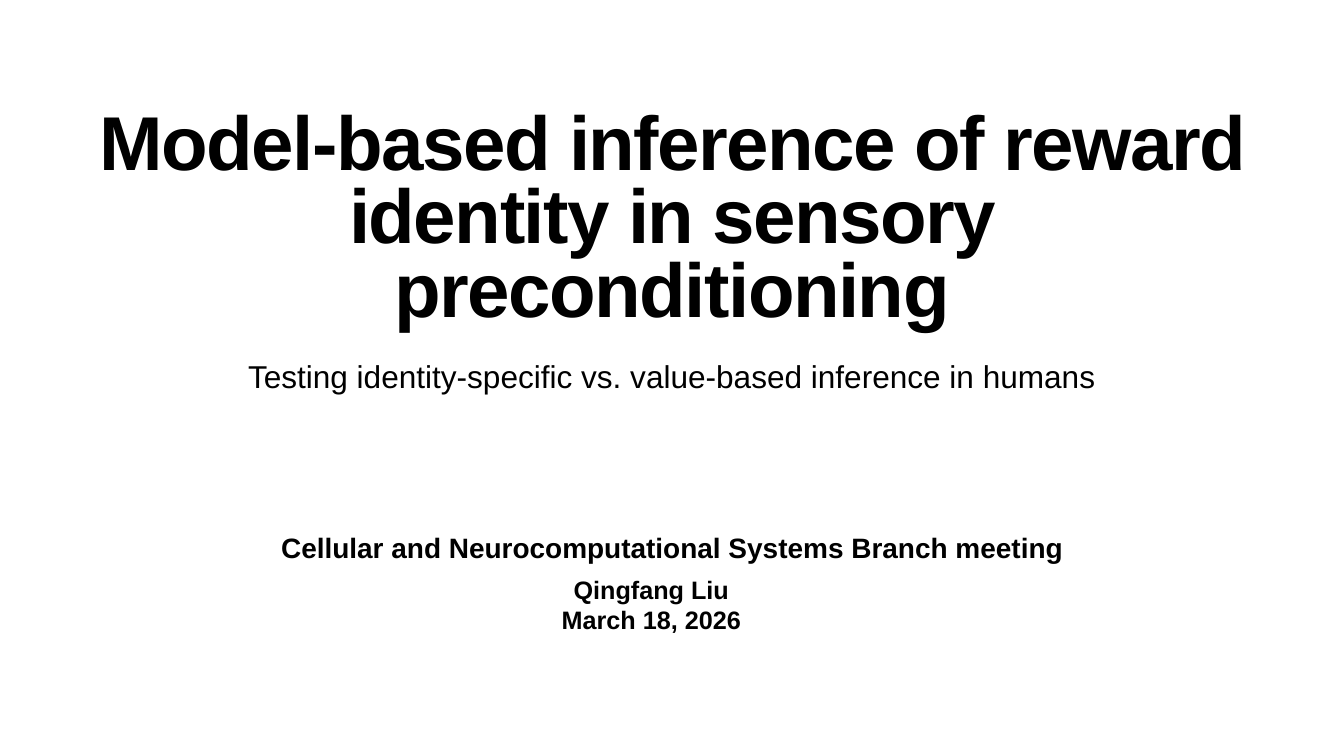
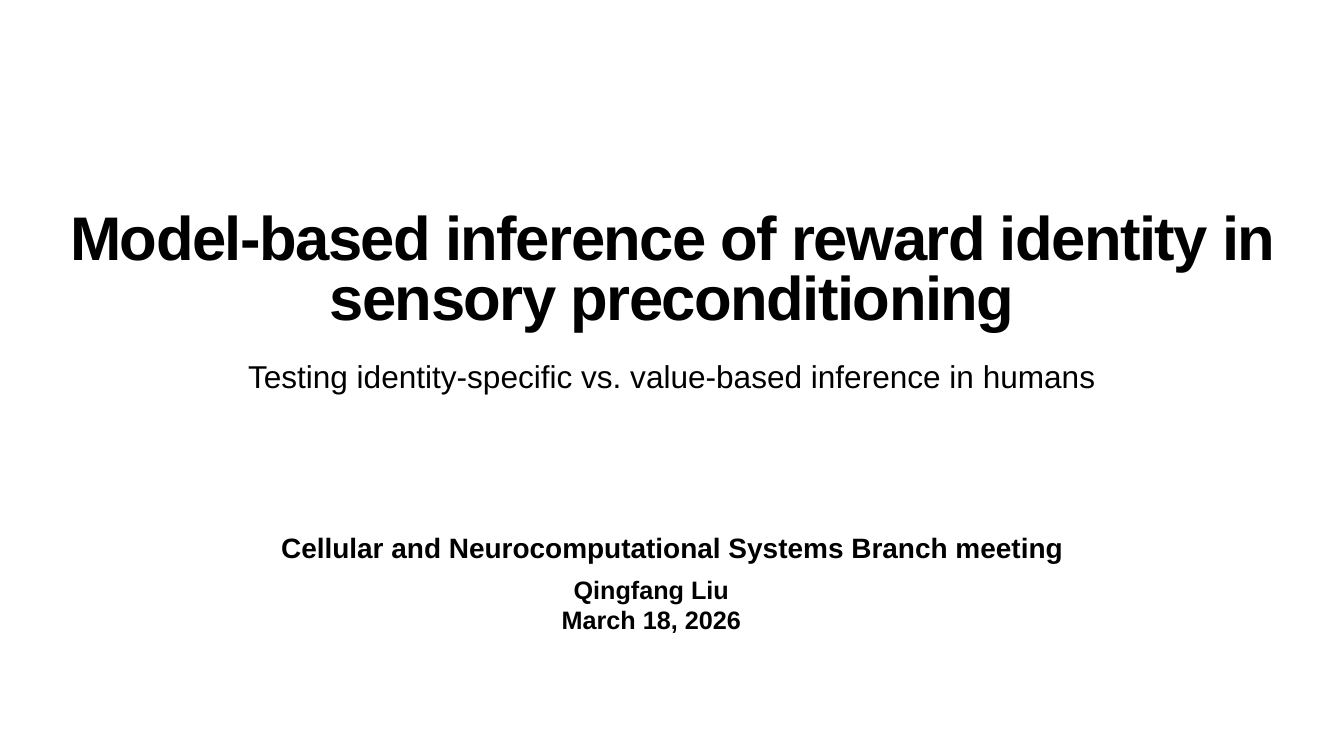
Before and after one commit to QingfangLiu/project-spcd, a slide deck: slide 1 of docs/Progress_branch_meeting.pptx. Drawn at 1344x756 pixels with LibreOffice and Linux fonts; fonts in the diff are those of the drawing. Boxes give left, top, right and bottom in pixels: in the first picture for what was removed or moved away, otherwise in the second. Text is boxed around its words. In the diff, an @@ line names an element or a change of style, - is before the commit and + after.

Commit message:
add png format for figure output and update branch meeting slides

```diff
--- a/docs/Progress_branch_meeting.pptx
+++ b/docs/Progress_branch_meeting.pptx
@@ title at (70, 215, 1275, 331): size 109 to 88 pt in "Model-based inference of reward identity in sensory ..." @@
```
Also in this commit, not shown: 15 other slides changed, 1 slide added, 1 slide removed, 2 other files.
